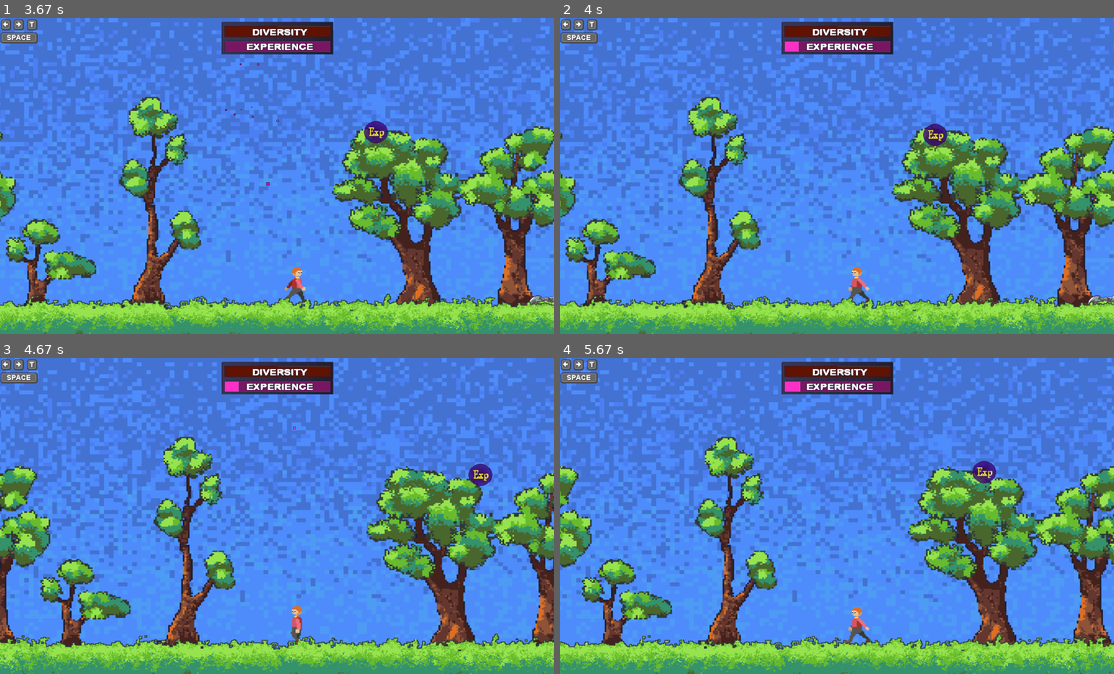
Above: before the commit, frames 1-4 (two rows, left to right).
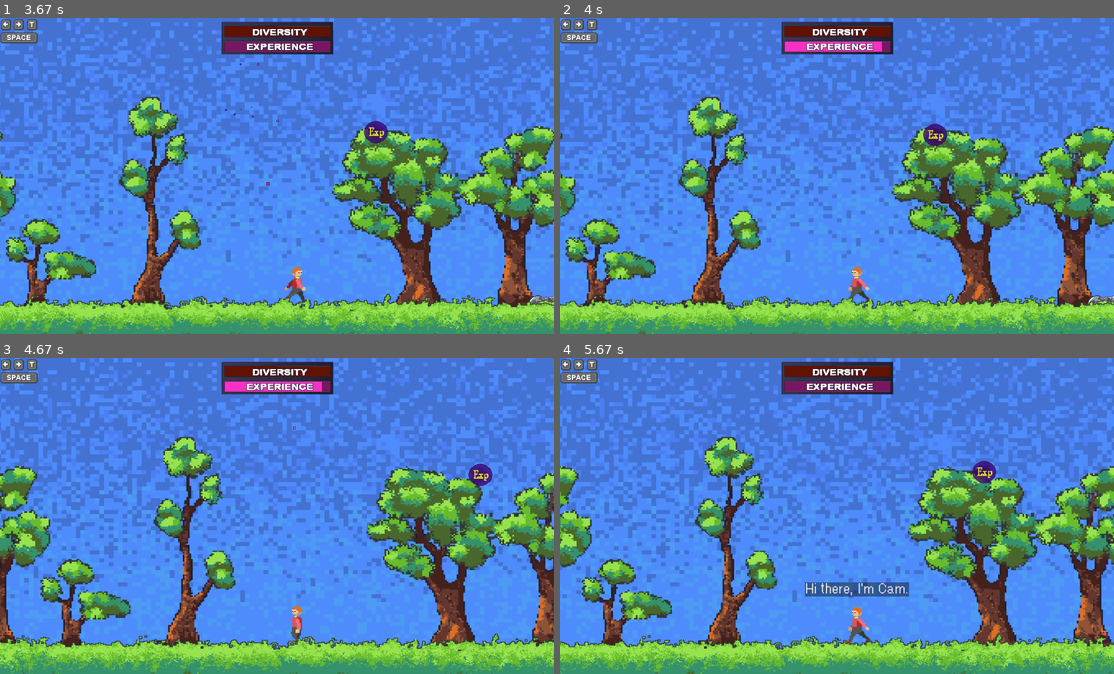
Above: after the commit, the same moments.

Repository: mupersega/Pygame_Platformer
Game: pygame game, started from main.py
The game is run twice, just before and just after one commit, with the same random seed, the same clock (stepped at 60 frames per second) and the same inputs.
Inputs:
- Up to frame 1 (3.67 s): hold Left 0.33-0.87 s; hold Left 0.9-1.3 s; hold Right 1.33-1.97 s; hold Left 2-2.47 s; hold Right 2.5-2.97 s; tap Space at 3 s; hold Right from 3.33 s (still down)
- Up to frame 2 (4 s): release Right at 3.8 s; hold Left from 3.83 s (still down)
- Up to frame 3 (4.67 s): release Left at 4.37 s; hold Left from 4.4 s (still down)
- Up to frame 4 (5.67 s): release Left at 4.8 s; hold Right 4.83-5.47 s; hold Left from 5.5 s (still down)

Frame 1 is identical in both runs. In frame 2, 0.3% of the frame differs, in the area x 43-59%, y 7-11%; in frame 3, 0.3%; in frame 4, 0.9%, in the area x 40-63%, y 1-76%.

Commit message:
Finished again, fixed timing on story points and changed script.

Diff:
--- a/classes/ui.py
+++ b/classes/ui.py
@@ -26,7 +26,7 @@
 		self.diversity_x = self.rect.left + self.width * self.diversity / self.total_diversity
 
 	def add_skill_dust(self):
-		self.skills += 1
+		self.skills += 2
 		self.skills_x = self.rect.left + self.width * self.skills / self.skilldust_this_lvl
 		if self.skills == self.skilldust_this_lvl:
 			self.game.diversity_lvl_up(self.diversity)
@@ -34,6 +34,7 @@
 			if self.diversity > self.total_diversity - 5 and not self.finish_music:
 				pygame.mixer.music.load('./assets/coffee_at_midnight.wav')
 				pygame.mixer.music.play(-1)
+				self.finish_music = True
 			if self.diversity < self.total_diversity - 1:
 				self.diversity += 1
 				self.diversity_x = self.rect.left + self.width * self.diversity / self.total_diversity
--- a/utilities/skills.py
+++ b/utilities/skills.py
@@ -1,28 +1,32 @@
-
 skills_info = [
 	{
 		"text": "Hi there, I'm Cam.",
-		"skill_dust": "60",
+		"skill_dust": "20",
 		"structure": "None"
 	},
 	{
 		"text": "I made this game to tell you a story,",
-		"skill_dust": "400",
-		"structure": "None"
-	},
-	{
-		"text": "so be sure to turn your sound on.",
-		"skill_dust": "400",
-		"structure": "None"
-	},
-	{
-		"text": "Let's get started?",
-		"skill_dust": "800",
-		"structure": "None"
-	},
-	{
-		"text": "The things I've learnt on my coding journey.",
-		"skill_dust": "700",
+		"skill_dust": "40",
+		"structure": "None"
+	},
+	{
+		"text": "so be sure to turn your sound on,",
+		"skill_dust": "30",
+		"structure": "None"
+	},
+	{
+		"text": "and keep moving forward,",
+		"skill_dust": "30",
+		"structure": "None"
+	},
+	{
+		"text": "let's get started!",
+		"skill_dust": "100",
+		"structure": "None"
+	},
+	{
+		"text": "## My coding journey ##",
+		"skill_dust": "100",
 		"structure": "None"
 	},
 	{
@@ -32,32 +36,37 @@
 	},
 	{
 		"text": "I learned things like,",
-		"skill_dust": "400",
+		"skill_dust": "40",
 		"structure": "None"
 	},
 	{
 		"text": "teamwork,",
-		"skill_dust": "400",
+		"skill_dust": "20",
+		"structure": "None"
+	},
+	{
+		"text": "management,",
+		"skill_dust": "20",
+		"structure": "None"
+	},
+	{
+		"text": "customer service,",
+		"skill_dust": "20",
 		"structure": "None"
 	},
 	{
 		"text": "how to pour a fine belgian ale,",
-		"skill_dust": "400",
-		"structure": "None"
-	},
-	{
-		"text": "management,",
-		"skill_dust": "400",
-		"structure": "None"
-	},
-	{
-		"text": "leadership,",
-		"skill_dust": "400",
-		"structure": "None"
-	},
-	{
-		"text": "and coffee, coffee's the best.",
-		"skill_dust": "60",
+		"skill_dust": "30",
+		"structure": "None"
+	},
+	{
+		"text": "and coffee,",
+		"skill_dust": "20",
+		"structure": "None"
+	},
+	{
+		"text": " coffee's the best.",
+		"skill_dust": "50",
 		"structure": "None"
 	},
 	{
@@ -67,12 +76,12 @@
 	},
 	{
 		"text": "I studied music at the Queensland Con.",
-		"skill_dust": "60",
+		"skill_dust": "50",
 		"structure": "None"
 	},
 	{
 		"text": "My instrument was classical voice,",
-		"skill_dust": "400",
+		"skill_dust": "40",
 		"structure": "None"
 	},
 	{
@@ -82,17 +91,17 @@
 	},
 	{
 		"text": "I performed,",
-		"skill_dust": "400",
+		"skill_dust": "20",
 		"structure": "None"
 	},
 	{
 		"text": "composed,",
-		"skill_dust": "400",
+		"skill_dust": "20",
 		"structure": "None"
 	},
 	{
 		"text": "and studied vocal pedagogy,",
-		"skill_dust": "400",
+		"skill_dust": "30",
 		"structure": "None"
 	},
 	{
@@ -102,302 +111,297 @@
 	},
 	{
 		"text": "I got my Bachelor's degree,",
-		"skill_dust": "400",
+		"skill_dust": "30",
 		"structure": "None"
 	},
 	{
 		"text": "and Postgraduate Certificate.",
-		"skill_dust": "600",
-		"structure": "None"
-	},
-	{
-		"text": "I still sing.",
-		"skill_dust": "600",
-		"structure": "None"
-	},
-	{
-		"text": "I'm a big nerd.",
-		"skill_dust": "600",
-		"structure": "None"
-	},
-	{
-		"text": "I love gaming and storytelling.",
-		"skill_dust": "600",
-		"structure": "None"
-	},
-	{
-		"text": "You see I play a game called Eve Online,",
-		"skill_dust": "400",
-		"structure": "None"
-	},
-	{
-		"text": "my manufacturing operation however, wasn't efficient enough.",
-		"skill_dust": "600",
+		"skill_dust": "60",
+		"structure": "None"
+	},
+	{
+		"text": "I still perform.",
+		"skill_dust": "60",
+		"structure": "None"
+	},
+	{
+		"text": "I enjoy gaming and storytelling.",
+		"skill_dust": "60",
+		"structure": "None"
+	},
+	{
+		"text": "In one such game, I built things,",
+		"skill_dust": "40",
+		"structure": "None"
+	},
+	{
+		"text": "but my operation just wasn't efficient enough.",
+		"skill_dust": "60",
 		"structure": "None"
 	},
 	{
 		"text": "I turned to an important piece of software….",
-		"skill_dust": "600",
+		"skill_dust": "60",
 		"structure": "None"
 	},
 	{
 		"text": "life-changing,",
-		"skill_dust": "400",
+		"skill_dust": "20",
 		"structure": "None"
 	},
 	{
 		"text": "life-giving,",
-		"skill_dust": "400",
+		"skill_dust": "20",
 		"structure": "None"
 	},
 	{
 		"text": "life-affirming,",
-		"skill_dust": "400",
+		"skill_dust": "20",
 		"structure": "None"
 	},
 	{
 		"text": "some say,",
-		"skill_dust": "400",
-		"structure": "None"
-	},
-	{
-		"text": " beautiful.",
-		"skill_dust": "600",
+		"skill_dust": "30",
+		"structure": "None"
+	},
+	{
+		"text": "beautiful.",
+		"skill_dust": "40",
 		"structure": "None"
 	},
 	{
 		"text": "Microsoft Excel.",
-		"skill_dust": "600",
+		"skill_dust": "60",
 		"structure": "excel_temple"
 	},
 	{
 		"text": "I went deep on spreadsheets,",
-		"skill_dust": "400",
+		"skill_dust": "40",
 		"structure": "None"
 	},
 	{
 		"text": "not realising I had begun my coding journey.",
-		"skill_dust": "600",
+		"skill_dust": "60",
 		"structure": "None"
 	},
 	{
 		"text": "Formulas,",
-		"skill_dust": "400",
+		"skill_dust": "20",
 		"structure": "None"
 	},
 	{
 		"text": "lookups,",
-		"skill_dust": "400",
+		"skill_dust": "20",
 		"structure": "None"
 	},
 	{
 		"text": "syntax,",
-		"skill_dust": "400",
+		"skill_dust": "20",
 		"structure": "None"
 	},
 	{
 		"text": "systems design,",
-		"skill_dust": "400",
+		"skill_dust": "20",
 		"structure": "None"
 	},
 	{
 		"text": "user experience,",
-		"skill_dust": "400",
+		"skill_dust": "20",
 		"structure": "None"
 	},
 	{
 		"text": "volatility,",
-		"skill_dust": "400",
+		"skill_dust": "20",
 		"structure": "None"
 	},
 	{
 		"text": "optimization,",
-		"skill_dust": "400",
+		"skill_dust": "20",
 		"structure": "None"
 	},
 	{
 		"text": "and overall programmatic thinking.",
-		"skill_dust": "600",
-		"structure": "None"
-	},
-	{
-		"text": "I felt like I wanted to share my projects.",
-		"skill_dust": "600",
+		"skill_dust": "60",
+		"structure": "None"
+	},
+	{
+		"text": "I wanted to share my projects.",
+		"skill_dust": "60",
 		"structure": "None"
 	},
 	{
 		"text": "So I created a Youtube channel,",
-		"skill_dust": "400",
+		"skill_dust": "40",
 		"structure": "None"
 	},
 	{
 		"text": "I learned to produce videos,",
-		"skill_dust": "400",
+		"skill_dust": "30",
 		"structure": "None"
 	},
 	{
 		"text": "the basics of audio production,",
-		"skill_dust": "400",
+		"skill_dust": "30",
 		"structure": "None"
 	},
 	{
 		"text": "and I was blessed that a small community of spreaders gathered round.",
-		"skill_dust": "600",
+		"skill_dust": "60",
 		"structure": "None"
 	},
 	{
 		"text": "I then began to stream on Twitch.",
-		"skill_dust": "600",
-		"structure": "None"
-	},
-	{
-		"text": "It was during this twice-weekly event,",
-		"skill_dust": "400",
-		"structure": "None"
-	},
-	{
-		"text": "that I was introduced to the notion of learning Python.",
-		"skill_dust": "600",
-		"structure": "None"
+		"skill_dust": "60",
+		"structure": "None"
+	},
+	{
+		"text": "It was during a live-stream,",
+		"skill_dust": "40",
+		"structure": "None"
+	},
+	{
+		"text": "that I was introduced to Python.",
+		"skill_dust": "60",
+		"structure": "python_pod"
 	},
 	{
 		"text": "A few false starts later,",
-		"skill_dust": "400",
-		"structure": "python_pod"
+		"skill_dust": "40",
+		"structure": "None"
 	},
 	{
 		"text": "and I got hooked on python,",
-		"skill_dust": "400",
+		"skill_dust": "40",
 		"structure": "None"
 	},
 	{
 		"text": "and coding in general.",
-		"skill_dust": "600",
+		"skill_dust": "60",
 		"structure": "None"
 	},
 	{
 		"text": "Through working with Python I have been introduced to,",
-		"skill_dust": "400",
+		"skill_dust": "40",
 		"structure": "None"
 	},
 	{
 		"text": "Variables,",
-		"skill_dust": "400",
+		"skill_dust": "20",
 		"structure": "None"
 	},
 	{
 		"text": "lists,",
-		"skill_dust": "400",
+		"skill_dust": "20",
 		"structure": "None"
 	},
 	{
 		"text": "arrays,",
-		"skill_dust": "400",
+		"skill_dust": "20",
 		"structure": "None"
 	},
 	{
 		"text": "dictionaries,",
-		"skill_dust": "400",
+		"skill_dust": "20",
 		"structure": "None"
 	},
 	{
 		"text": "types,",
-		"skill_dust": "400",
+		"skill_dust": "20",
 		"structure": "None"
 	},
 	{
 		"text": "vectors,",
-		"skill_dust": "400",
+		"skill_dust": "20",
 		"structure": "None"
 	},
 	{
 		"text": "object-oriented-programming,",
-		"skill_dust": "400",
+		"skill_dust": "20",
 		"structure": "None"
 	},
 	{
 		"text": "colour theory,",
-		"skill_dust": "400",
+		"skill_dust": "20",
 		"structure": "None"
 	},
 	{
 		"text": "and so much more.",
-		"skill_dust": "600",
-		"structure": "None"
-	},
-	{
-		"text": "Bad news.",
-		"skill_dust": "600",
+		"skill_dust": "60",
+		"structure": "None"
+	},
+	{
+		"text": "I'm afraid I have bad news.",
+		"skill_dust": "60",
 		"structure": "None"
 	},
 	{
 		"text": "It seems we are coming to the end.",
-		"skill_dust": "600",
+		"skill_dust": "60",
 		"structure": "None"
 	},
 	{
 		"text": "Progress bars don't lie,",
-		"skill_dust": "400",
+		"skill_dust": "40",
 		"structure": "None"
 	},
 	{
 		"text": "and as you can see,",
-		"skill_dust": "400",
+		"skill_dust": "40",
 		"structure": "None"
 	},
 	{
 		"text": "my diversity is through the roof.",
-		"skill_dust": "600",
+		"skill_dust": "60",
 		"structure": "None"
 	},
 	{
 		"text": "Jokes aside,",
-		"skill_dust": "400",
+		"skill_dust": "40",
 		"structure": "None"
 	},
 	{
 		"text": "I can't wait to begin the bootcamp,",
-		"skill_dust": "400",
+		"skill_dust": "40",
 		"structure": "coder_academy"
 	},
 	{
 		"text": "and learn all about fullstack web dev.",
-		"skill_dust": "600",
+		"skill_dust": "60",
 		"structure": "None"
 	},
 	{
 		"text": "I hope to hit the ground running,",
-		"skill_dust": "400",
+		"skill_dust": "40",
 		"structure": "None"
 	},
 	{
 		"text": "and would so appreciate consideration for the,",
-		"skill_dust": "400",
+		"skill_dust": "30",
 		"structure": "None"
 	},
 	{
 		"text": "Diversity in Tech Scholarship.",
-		"skill_dust": "600",
+		"skill_dust": "60",
 		"structure": "None"
 	},
 	{
 		"text": "Thank you.",
-		"skill_dust": "600",
-		"structure": "None"
-	},
-	{
-		"text": " Play on as long as you like,",
-		"skill_dust": "400",
+		"skill_dust": "60",
+		"structure": "None"
+	},
+	{
+		"text": "Play on as long as you like,",
+		"skill_dust": "40",
 		"structure": "None"
 	},
 	{
 		"text": "Or hit escape to exit.",
-		"skill_dust": "600",
+		"skill_dust": "60",
 		"structure": "None"
 	},
 	{
 		"text": "See you soon!",
-		"skill_dust": "400",
+		"skill_dust": "150",
 		"structure": "None"
 	}
 ]
